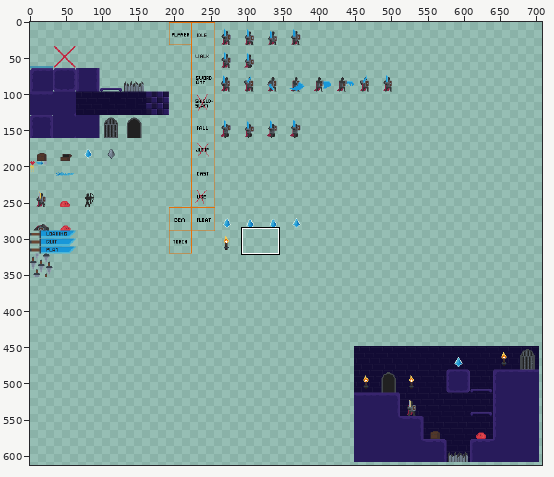
Sprite sheet -- resources/images/spritesheet.png. Above, an overview of the earlier version with the close-up marked.
Close-up. The starting point:
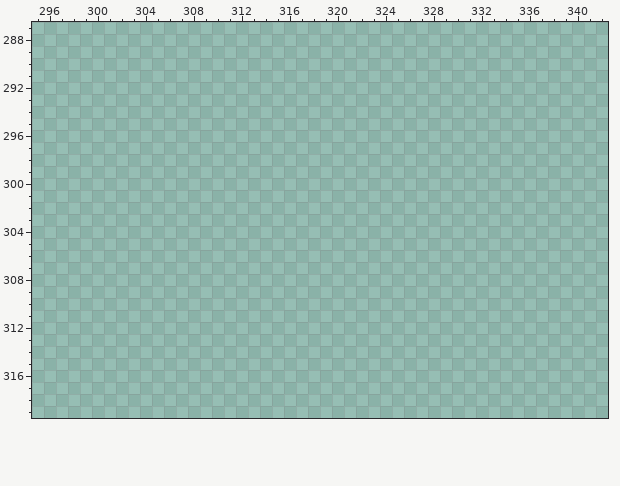
The file is 1280x1280 pixels. Pixels under 10% opacity are left out. Colours within 5 levels of each other are drawn and written as one. Shown: x 295..342, y 287..319. The wide view leaves out empty margins. The commit also changed other parts of the picture, which this record leaves out.
The same view after the edit:
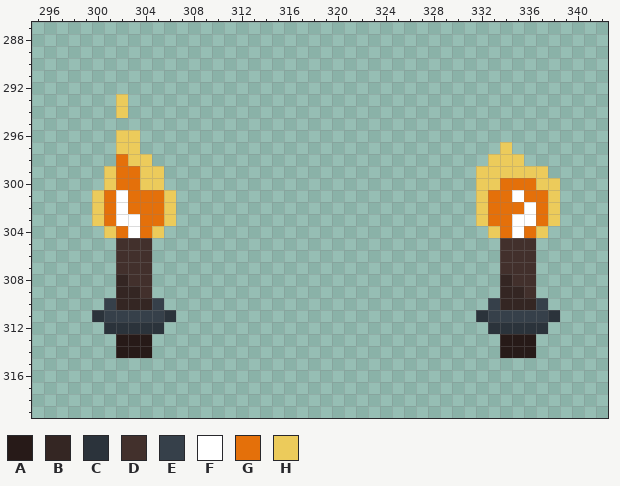
Palette (. is transparent): A #271a18  B #342623  C #2b333b  D #42302c  E #36404a  F #ffffff  G #e4700a  H #eccb5b
What changed:
@@ x 295..342 @@
 292 ................................................
-293 ................................................
-294 ................................................
+293 .......H........................................
+294 .......H........................................
 295 ................................................
-296 ................................................
-297 ................................................
-298 ................................................
-299 ................................................
-300 ................................................
-301 ................................................
-302 ................................................
-303 ................................................
-304 ................................................
-305 ................................................
-306 ................................................
-307 ................................................
-308 ................................................
-309 ................................................
-310 ................................................
-311 ................................................
-312 ................................................
-313 ................................................
-314 ................................................
+296 .......HH.......................................
+297 .......HH..............................H........
+298 .......GHH............................HHH.......
+299 ......HGGHH..........................HHHHHH.....
+300 ......HGGHH..........................HHGGGHH....
+301 .....HGFGGGH.........................HGGFGGH....
+302 .....HGFGGGH.........................HGGGFGH....
+303 .....HGFFGGH.........................HGGFFGH....
+304 ......HGFGH...........................HGFGH.....
+305 .......DDD.............................DDD......
+306 .......DDD.............................DDD......
+307 .......DDD.............................DDD......
+308 .......BDD.............................BDD......
+309 .......BBD.............................BBD......
+310 ......EBBBE...........................EBBBE.....
+311 .....CEEEEEC.........................CEEEEEC....
+312 ......CCCCC...........................CCCCC.....
+313 .......AAA.............................AAA......
+314 .......AAA.............................AAA......
 315 ................................................
Pixel boxes of the changes (left, top, right, bottom) in both close-ups:
added: (92, 94, 176, 358)
added: (476, 142, 560, 358)
